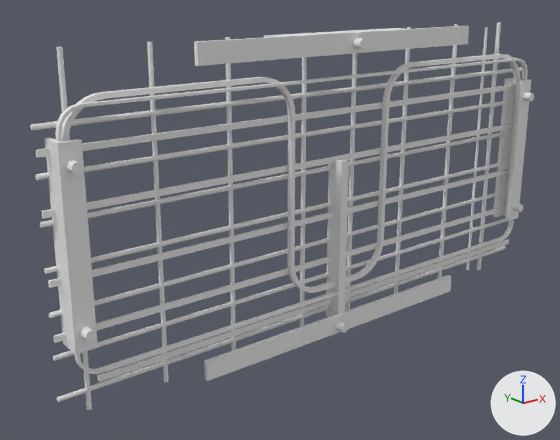
The Blender file modelssrc/stpm64/tech/power/power_portal.blend: old version first, new version second.
Before and after are seen from a 50 mm lens placed at (-108.8, -118.4, 74.4), pointed at (-11.5, 3.4, 25.7). Every picture has the same lights, and +X, +Y and +Z are marked at lower right.

Names of what the first picture shows: 'wire_conduit_portal_001a'.
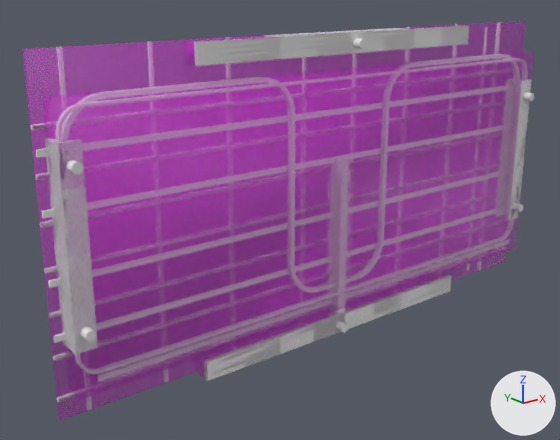
Commit message: Compiled tech/power/wire_conduit_portal_001a.mdl

Diff of the bpy script that builds the scene:
```diff
--- a/modelssrc/stpm64/tech/power/power_portal.blend.py
+++ b/modelssrc/stpm64/tech/power/power_portal.blend.py
@@ mat_phy @@
+mat_phy = principled_material('_phy')
+mat_phy.base_color = (0.772, 0.0, 0.8)  # pink #e400e7
+mat_phy.alpha = 0.307
@@ me_conduit001a_001 @@
+me_conduit001a_001.from_pydata(...)  # a box spanning x -36.0..36.0, y -5.0..-0.6, z 28.0..32.0; a box spanning x -36.0..36.0, y -5.0..-0.6, z -32.0..-28.0; a box spanning x -62.0..62.0, y -5.0..-0.6, z -26.6..24.7; a box spanning x -64.0..64.0, y -0.6..0.4, z -32.0..32.0
+me_conduit001a_001.materials.append(mat_phy)  # pink #e400e7
@@ ob_wire_conduit_portal_001a_phy @@
+ob_wire_conduit_portal_001a_phy = bpy.data.objects.new('wire_conduit_portal_001a_phy', me_conduit001a_001)
+ob_wire_conduit_portal_001a_phy.parent = ob_wire_conduit_portal_001a
+ob_wire_conduit_portal_001a_phy.matrix_parent_inverse = Matrix(((1.0, 0.0, 0.0, 0.0), (0.0, 1.0, 0.0, 0.0), (0.0, 0.0, 1.0, -32.0), (0.0, 0.0, 0.0, 1.0)))
+ob_wire_conduit_portal_001a_phy.location = (0.0, 0.0, 32.0)
```

Pixel boxes [x1, y1, x2, y2] of what changed, in the pictures (560 x 440 px):
'wire_conduit_portal_001a_phy', added: after [23, 21, 534, 421]
'wire_conduit_portal_001a', unchanged, covered by the edit: before [30, 22, 534, 410]; after [30, 24, 534, 401]
